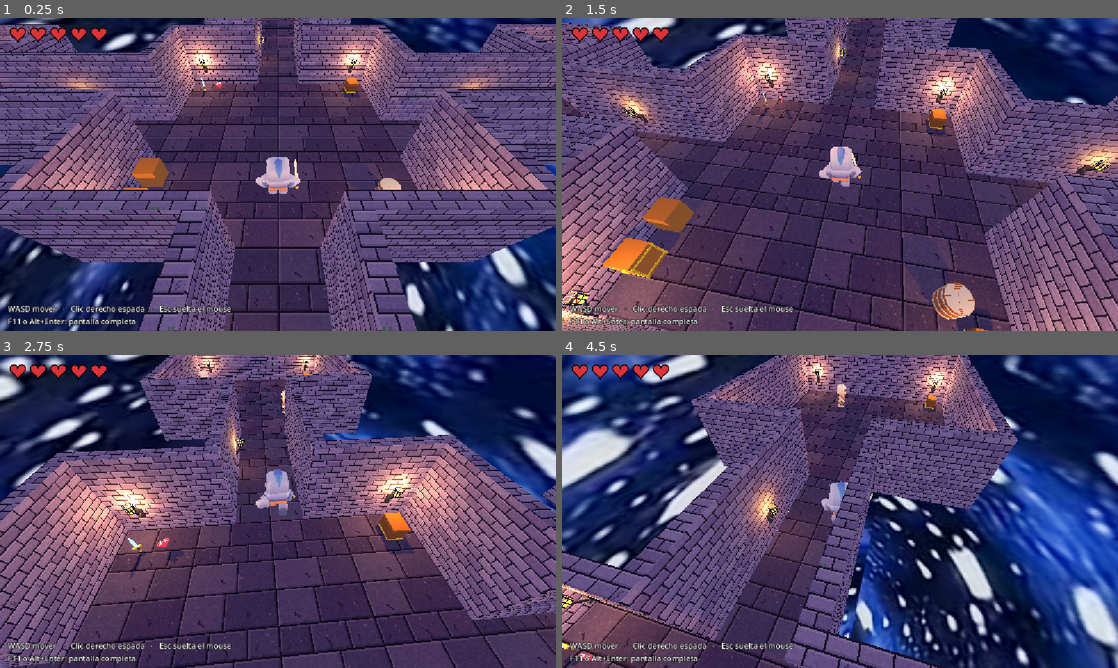
Above: before the commit, frames 1-4 (two rows, left to right).
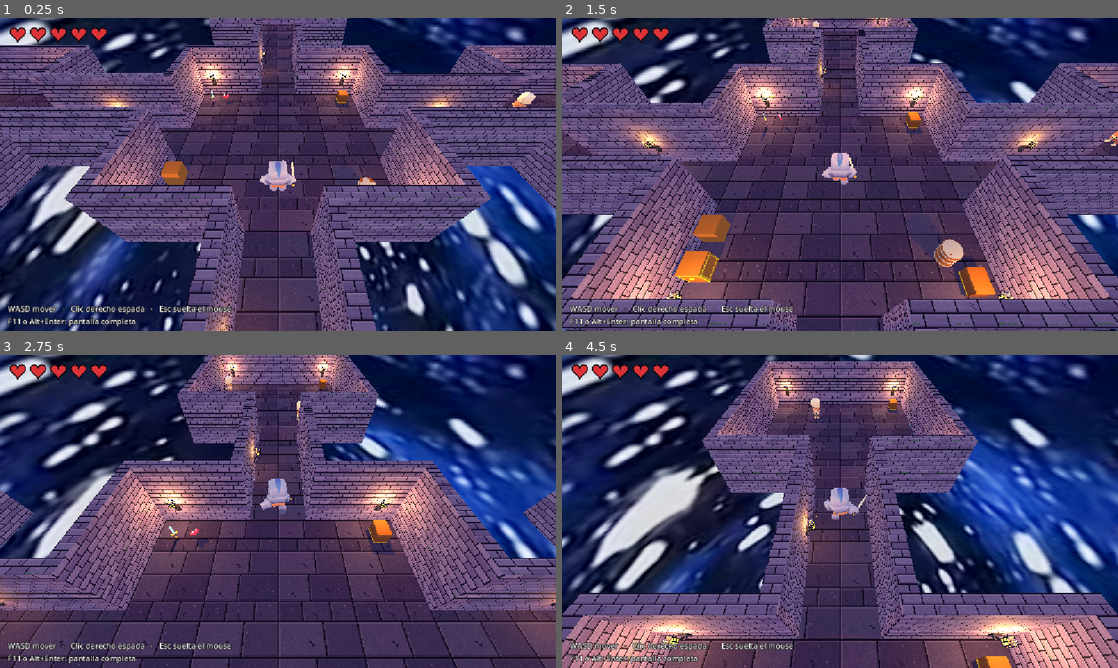
Above: after the commit, the same moments.

Repository: Tairacx/Pixel-dungeon-lite
Game: Godot game, scene res://Level_1.tscn
Same seed, same stepped clock (60 frames per second), same inputs: the game is played once before the commit and once after it. Sound files missing from this copy of the repository are replaced by a short silence.
Inputs (mouse positions are in pixels of both pictures, inside the frame that each line leads up to):
- Up to frame 1 (0.25 s): no input
- Up to frame 2 (1.5 s): tap Enter at 0.5 s; move the mouse to (867, 174) at 0.52 s; hold W (move_up) from 0.53 s (still down); tap E (abrir) at 0.6 s; move the mouse to (812, 174) at 1.27 s; tap Middle mouse button (apuntar) at 1.35 s
- Up to frame 3 (2.75 s): keep holding W (move_up); move the mouse to (289, 505) at 2.02 s; hold Shift (correr) from 2.03 s (still down)
- Up to frame 4 (4.5 s): keep holding W (move_up); move the mouse to (834, 517) at 2.77 s; release Shift (correr) at 2.78 s; click (834, 517) at 2.85 s; move the mouse to (878, 514) at 3.52 s; tap T at 3.6 s; move the mouse to (795, 508) at 4.27 s; tap R at 4.35 s

The runs differ from the first frame. In frame 1, 50% of the frame differs, in the area x 0-100%, y 0-100%; in frame 2, 65%; in frame 3, 55%; in frame 4, 77%.

Commit message:
Camara fija 2.5D top-down y paredes transparentes (dithering)
- camara_fija.gd: camara cenital inclinada fija (sigue al heroe en posicion, sin giro de mouse).
- muro_dither.gdshader: transparencia por dithering (Bayer 4x4) sin artefactos de orden.
- paredes_transparentes.gd: funde los muros que tapan al heroe y los restaura al alejarse.
- Level_1.tscn: el PivoteCamara usa camara_fija.gd y se agrega el nodo ParedesTransparentes.

Diff:
--- a/Level_1.tscn
+++ b/Level_1.tscn
@@ -6,7 +6,7 @@
 [ext_resource type="PackedScene" uid="uid://dkagsaxuv285v" path="res://antorcha.tscn" id="3_p7bnq"]
 [ext_resource type="Script" uid="uid://cg0mq7yg42bhc" path="res://disparador.gd" id="4_ar1si"]
 [ext_resource type="Script" uid="uid://cr76bsctimqjl" path="res://sistema_eventos.gd" id="5_6fba8"]
-[ext_resource type="Script" uid="uid://vare7cgkhumr" path="res://camara_zona_b.gd" id="6_yaehp"]
+[ext_resource type="Script" path="res://camara_fija.gd" id="6_yaehp"]
 [ext_resource type="Script" uid="uid://cchv43eug6720" path="res://personaje.gd" id="7_d1osm"]
 [ext_resource type="PackedScene" path="res://personaje/character-knight.glb" id="8_ie7uf"]
 [ext_resource type="Script" uid="uid://cil33ksiydo1g" path="res://caja_falsa.gd" id="9_3fa85"]
@@ -22,6 +22,7 @@
 [ext_resource type="PackedScene" path="res://recolectable_corazon.tscn" id="18_corazon"]
 [ext_resource type="PackedScene" path="res://recolectable_arma.tscn" id="19_arma"]
 [ext_resource type="PackedScene" path="res://cofre.tscn" id="20_cofre"]
+[ext_resource type="Script" path="res://paredes_transparentes.gd" id="21_paredes"]
 
 [sub_resource type="PanoramaSkyMaterial" id="PanoramaSkyMaterial_ie7uf"]
 panorama = ExtResource("1_6eo5x")
@@ -1139,6 +1140,11 @@
 
 [node name="Camera3D" type="Camera3D" parent="PivoteCamara/SpringArm3D" unique_id=903305812]
 
+[node name="ParedesTransparentes" type="Node" parent="." node_paths=PackedStringArray("camara", "objetivo")]
+script = ExtResource("21_paredes")
+camara = NodePath("../PivoteCamara/SpringArm3D/Camera3D")
+objetivo = NodePath("../Personaje")
+
 [node name="Personaje" type="CharacterBody3D" parent="." unique_id=1465553144 node_paths=PackedStringArray("camara")]
 transform = Transform3D(1, 0, 0, 0, 1, 0, 0, 0, 1, 0, 0, 3.5)
 collision_layer = 8
--- /dev/null
+++ b/camara_fija.gd
@@ -0,0 +1,34 @@
+class_name CamaraFija
+extends Node3D
+# Cámara fija cenital inclinada (2.5D top-down, estilo Zelda/Diablo).
+# Sigue al héroe en POSICIÓN, pero la ROTACIÓN es fija: nunca gira con el mouse.
+# Estructura: PivoteCamara (este script) -> SpringArm3D -> Camera3D
+
+@export var objetivo: Node3D
+@export var altura := 1.0          # m sobre los pies del héroe (a dónde apunta el pivote)
+@export var inclinacion := 50.0    # grados: cuánto mira hacia abajo (45-60 = top-down 2.5D)
+@export var distancia := 10.0      # m del brazo (qué tan lejos/alta queda la cámara)
+@export var suavizado := 8.0       # 1/s: qué tan rápido sigue al héroe
+
+@onready var brazo: SpringArm3D = get_node_or_null("SpringArm3D")
+
+
+func _ready() -> void:
+	Input.mouse_mode = Input.MOUSE_MODE_VISIBLE
+	rotation = Vector3.ZERO
+	if brazo != null:
+		brazo.rotation = Vector3(deg_to_rad(-inclinacion), 0, 0)
+		brazo.spring_length = distancia
+		brazo.collision_mask = 0   # la cámara no se acerca sola: las paredes se transparentan
+	_seguir(1.0)
+
+
+func _process(delta: float) -> void:
+	_seguir(1.0 - exp(-suavizado * delta))
+
+
+func _seguir(alpha: float) -> void:
+	if objetivo == null:
+		return
+	var destino := objetivo.global_position + Vector3.UP * altura
+	global_position = global_position.lerp(destino, alpha)
--- /dev/null
+++ b/muro_dither.gdshader
@@ -0,0 +1,54 @@
+shader_type spatial;
+// Muro con transparencia por "dithering" (screen-door). Cuando fade < 1 se descartan
+// píxeles con un patrón Bayer 4x4, así el muro se ve semitransparente sin los problemas
+// de orden de transparencias del renderizador GL Compatibility.
+//
+// fade = 1.0 -> opaco (igual que el material original).
+// fade = 0.0 -> invisible.
+// Se controla por instancia: mesh.set_instance_shader_parameter("fade", valor).
+
+instance uniform float fade : hint_range(0.0, 1.0) = 1.0;
+
+uniform sampler2D albedo_tex : source_color, filter_nearest, repeat_enable;
+uniform float uv_scale = 0.5;
+uniform vec3 tint : source_color = vec3(1.0);
+uniform float roughness_val = 0.9;
+
+varying vec3 wpos;
+varying vec3 wnormal;
+
+const float BAYER[16] = float[16](
+	0.0,  8.0,  2.0, 10.0,
+	12.0, 4.0, 14.0,  6.0,
+	3.0, 11.0,  1.0,  9.0,
+	15.0, 7.0, 13.0,  5.0
+);
+
+void vertex() {
+	wpos = (MODEL_MATRIX * vec4(VERTEX, 1.0)).xyz;
+	wnormal = normalize((MODEL_MATRIX * vec4(NORMAL, 0.0)).xyz);
+}
+
+void fragment() {
+	if (fade < 0.999) {
+		int ix = int(FRAGCOORD.x) % 4;
+		int iy = int(FRAGCOORD.y) % 4;
+		float thr = (BAYER[iy * 4 + ix] + 0.5) / 16.0;
+		if (fade <= thr) {
+			discard;
+		}
+	}
+
+	// Textura triplanar en espacio de mundo (como el material original).
+	vec3 n = abs(wnormal);
+	n = pow(n, vec3(4.0));
+	n /= (n.x + n.y + n.z + 1e-6);
+
+	vec3 cX = texture(albedo_tex, wpos.zy * uv_scale).rgb;
+	vec3 cY = texture(albedo_tex, wpos.xz * uv_scale).rgb;
+	vec3 cZ = texture(albedo_tex, wpos.xy * uv_scale).rgb;
+	vec3 col = cX * n.x + cY * n.y + cZ * n.z;
+
+	ALBEDO = col * tint;
+	ROUGHNESS = roughness_val;
+}
--- /dev/null
+++ b/paredes_transparentes.gd
@@ -0,0 +1,92 @@
+class_name ParedesTransparentes
+extends Node
+# Funde (con dithering) los muros que se interponen entre la cámara y el héroe.
+# Aplica el material muro_dither.gdshader solo a los muros que tapan, y les anima el
+# parámetro "fade" por instancia. Los muros que dejan de tapar vuelven al material original.
+
+@export var camara: Camera3D
+@export var objetivo: Node3D
+@export_range(0.0, 1.0, 0.05) var fade_min := 0.15   # opacidad cuando el muro tapa
+@export var velocidad := 9.0                          # 1/s: qué tan rápido aparece/desaparece
+@export var radio_sondeo := 0.7                       # m: dispersión de los rayos alrededor del héroe
+
+const SHADER := preload("res://muro_dither.gdshader")
+const TEXTURA := preload("res://muro_ladrillo.png")
+
+var _mat: ShaderMaterial
+var _mallas: Array[MeshInstance3D] = []
+var _fades: Dictionary = {}   # MeshInstance3D -> fade actual
+
+
+func _ready() -> void:
+	_mat = ShaderMaterial.new()
+	_mat.shader = SHADER
+	_mat.set_shader_parameter("albedo_tex", TEXTURA)
+	_mat.set_shader_parameter("uv_scale", 0.5)
+	var raiz := get_tree().current_scene
+	if raiz == null:
+		raiz = get_parent()
+	if raiz != null:
+		_recolectar(raiz)
+
+
+func _recolectar(nodo: Node) -> void:
+	if nodo is MeshInstance3D and _es_muro(nodo):
+		_mallas.append(nodo)
+	for h in nodo.get_children():
+		_recolectar(h)
+
+
+func _es_muro(malla: MeshInstance3D) -> bool:
+	var mat = malla.get_surface_override_material(0)
+	if mat == null and malla.mesh != null and malla.mesh.get_surface_count() > 0:
+		mat = malla.mesh.surface_get_material(0)
+	if mat is StandardMaterial3D:
+		var tex: Texture2D = mat.albedo_texture
+		return tex != null and str(tex.resource_path).ends_with("muro_ladrillo.png")
+	return false
+
+
+func _process(delta: float) -> void:
+	if camara == null or objetivo == null:
+		return
+	var ocultar := _buscar_ocultos()
+	for malla in ocultar:
+		if not _fades.has(malla):
+			malla.material_override = _mat
+			malla.set_instance_shader_parameter("fade", 1.0)
+			_fades[malla] = 1.0
+	for malla in _fades.keys():
+		var target: float = fade_min if ocultar.has(malla) else 1.0
+		var f: float = _fades[malla]
+		f = lerpf(f, target, 1.0 - exp(-velocidad * delta))
+		_fades[malla] = f
+		malla.set_instance_shader_parameter("fade", f)
+		if target >= 1.0 and f >= 0.995:
+			malla.material_override = null
+			_fades.erase(malla)
+
+
+func _buscar_ocultos() -> Dictionary:
+	var ocultos := {}
+	var espacio := camara.get_world_3d().direct_space_state
+	var base := objetivo.global_position + Vector3.UP * 0.9
+	var puntos := [base]
+	for i in 4:
+		var ang := TAU * float(i) / 4.0
+		puntos.append(base + Vector3(cos(ang), 0.0, sin(ang)) * radio_sondeo)
+	for p in puntos:
+		var excluir: Array[RID] = [objetivo.get_rid()]
+		for _j in 4:
+			var q := PhysicsRayQueryParameters3D.create(camara.global_position, p)
+			q.exclude = excluir
+			var choque := espacio.intersect_ray(q)
+			if choque.is_empty():
+				break
+			var cuerpo = choque.collider
+			if cuerpo is StaticBody3D and not cuerpo.has_method("recibir_golpe") and not (cuerpo is Cofre):
+				var malla := cuerpo.get_node_or_null("MeshInstance3D") as MeshInstance3D
+				if malla != null and _mallas.has(malla):
+					ocultos[malla] = true
+			excluir.append(choque.rid)
+	return ocultos
Not shown, added: camara_fija.gd.uid
Not shown, added: muro_dither.gdshader.uid
Not shown, added: paredes_transparentes.gd.uid
